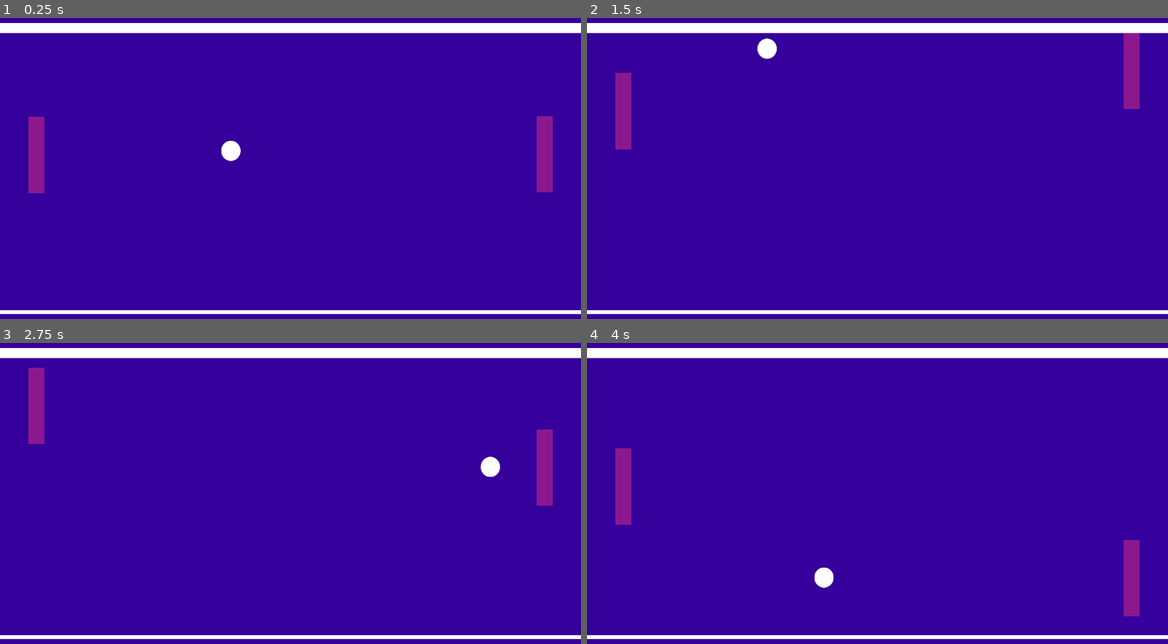
Above: before the commit, frames 1-4 (two rows, left to right).
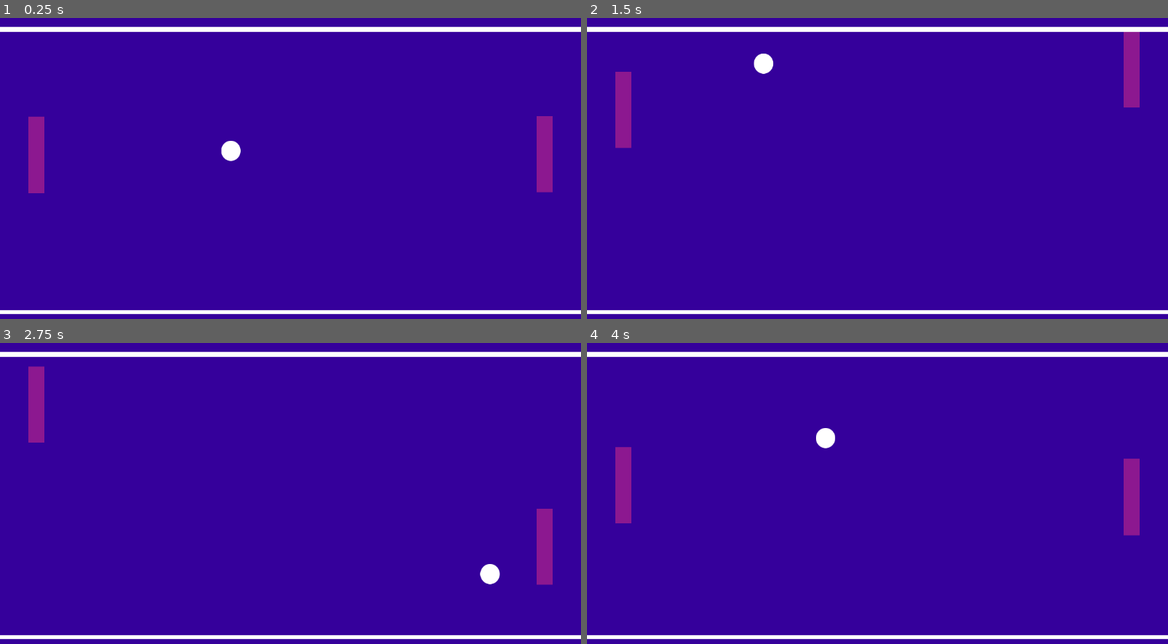
Above: after the commit, the same moments.

Repository: ItlumNaimad/GameProgramming
Game: Godot game, scene res://scenes/stage.tscn
Same seed, same stepped clock (60 frames per second), same inputs: the game is played once before the commit and once after it.
Inputs:
- Up to frame 1 (0.25 s): no input
- Up to frame 2 (1.5 s): hold Up (ui_up) 0.53-1.28 s; hold Down (ui_down) from 1.28 s (still down)
- Up to frame 3 (2.75 s): release Down (ui_down) at 2.03 s; hold Up (ui_up) from 2.03 s (still down)
- Up to frame 4 (4 s): release Up (ui_up) at 3.53 s; hold Down (ui_down) from 3.53 s (still down)

The runs differ from the first frame. In frame 1, 1.9% of the frame differs, in the area x 0-100%, y 1-6%; in frame 2, 2.3%; in frame 3, 3.7%; in frame 4, 3.7%, in the area x 0-100%, y 1-91%.

Commit message:
try making score board

Diff:
--- /dev/null
+++ b/lab1/scenes/score.tscn
@@ -0,0 +1,24 @@
+[gd_scene load_steps=2 format=3 uid="uid://bto57oeq7q1bo"]
+
+[ext_resource type="Script" uid="uid://cyhu3dwvugtdo" path="res://scripts/score.gd" id="1_8juob"]
+
+[node name="Score" type="Control"]
+layout_mode = 3
+anchors_preset = 15
+anchor_right = 1.0
+anchor_bottom = 1.0
+grow_horizontal = 2
+grow_vertical = 2
+script = ExtResource("1_8juob")
+
+[node name="CanvasLayer" type="CanvasLayer" parent="."]
+
+[node name="Player" type="Label" parent="CanvasLayer"]
+offset_left = -80.0
+offset_right = -40.0
+offset_bottom = 23.0
+
+[node name="AI" type="Label" parent="CanvasLayer"]
+offset_left = 32.0
+offset_right = 72.0
+offset_bottom = 23.0
--- a/lab1/scenes/stage.tscn
+++ b/lab1/scenes/stage.tscn
@@ -1,12 +1,13 @@
-[gd_scene load_steps=9 format=3 uid="uid://ya8o8icphmih"]
+[gd_scene load_steps=12 format=3 uid="uid://ya8o8icphmih"]
 
 [ext_resource type="PackedScene" uid="uid://c1pymloqrsy0w" path="res://scenes/palette.tscn" id="1_8rem4"]
 [ext_resource type="Script" uid="uid://vh83odbaq8w2" path="res://scripts/player.gd" id="2_gi7kc"]
 [ext_resource type="Script" uid="uid://dwjvvpe865j4j" path="res://scripts/palette.gd" id="3_kewym"]
 [ext_resource type="PackedScene" uid="uid://b0ewte5towllq" path="res://scenes/ball.tscn" id="4_6c5u0"]
+[ext_resource type="PackedScene" uid="uid://bto57oeq7q1bo" path="res://scenes/score.tscn" id="5_vcsse"]
 
 [sub_resource type="RectangleShape2D" id="RectangleShape2D_6c5u0"]
-size = Vector2(1152, 18)
+size = Vector2(1152, 12.5)
 
 [sub_resource type="CanvasTexture" id="CanvasTexture_vcsse"]
 
@@ -14,6 +15,12 @@
 size = Vector2(1160, 20.5)
 
 [sub_resource type="CanvasTexture" id="CanvasTexture_st0q7"]
+
+[sub_resource type="RectangleShape2D" id="RectangleShape2D_vcsse"]
+size = Vector2(16, 608)
+
+[sub_resource type="RectangleShape2D" id="RectangleShape2D_st0q7"]
+size = Vector2(16, 608)
 
 [node name="Stage" type="Node2D"]
 
@@ -35,15 +42,15 @@
 position = Vector2(583, 301)
 
 [node name="StaticBody2D" type="StaticBody2D" parent="."]
-position = Vector2(552, 40)
+position = Vector2(552, 48)
 
 [node name="CollisionShape2D" type="CollisionShape2D" parent="StaticBody2D"]
-position = Vector2(24, 0)
+position = Vector2(24, -8)
 shape = SubResource("RectangleShape2D_6c5u0")
 
 [node name="Sprite2D" type="Sprite2D" parent="StaticBody2D"]
-position = Vector2(24, 0)
-scale = Vector2(1152, 20.25)
+position = Vector2(24, -5.0625)
+scale = Vector2(1152, 10.125)
 texture = SubResource("CanvasTexture_vcsse")
 
 [node name="StaticBody2D2" type="StaticBody2D" parent="."]
@@ -56,3 +63,24 @@
 position = Vector2(-3.05176e-05, -4.00001)
 scale = Vector2(1152, 8.00006)
 texture = SubResource("CanvasTexture_st0q7")
+
+[node name="player_side" type="Area2D" parent="."]
+position = Vector2(8, 320)
+
+[node name="CollisionShape2D" type="CollisionShape2D" parent="player_side"]
+shape = SubResource("RectangleShape2D_vcsse")
+
+[node name="ai_side" type="Area2D" parent="."]
+
+[node name="CollisionShape2D" type="CollisionShape2D" parent="ai_side"]
+position = Vector2(1144, 320)
+shape = SubResource("RectangleShape2D_st0q7")
+
+[node name="Score" parent="." instance=ExtResource("5_vcsse")]
+offset_left = 576.0
+offset_top = 112.0
+offset_right = 576.0
+offset_bottom = 112.0
+
+[connection signal="body_entered" from="player_side" to="ball" method="_on_player_side_body_entered"]
+[connection signal="body_entered" from="ai_side" to="ball" method="_on_ai_side_body_entered"]
--- a/lab1/scripts/ball.gd
+++ b/lab1/scripts/ball.gd
@@ -3,9 +3,10 @@
 
 # This is like an alarm the ball can send out.
 signal out_of_bounds
-
 # The speed of the ball.
 @export var speed = 500
+#  How much does the movement of the paddle affect the bounce? 0.0 - not at all, 1.0 - very much.
+@export var paddle_influence = 0.3
 
 # This function will reset the ball's position and velocity.
 func start():
@@ -35,13 +36,32 @@
 
 	# Move the ball and check if we hit anything
 	var collision = move_and_collide(velocity * delta)
+	if collision:
+		# 1. Najpierw obliczamy podstawowe, idealne odbicie
+		velocity = velocity.bounce(collision.get_normal())
+		var thing_we_hit = collision.get_collider()
+		# 2. Sprawdzamy, czy to paletka
+		if thing_we_hit.is_in_group("paddles"):
 
-	# If we hit something...
-	if collision:
-		# "bounce" is a handy function that reflects the velocity perfectly
-		velocity = velocity.bounce(collision.get_normal())
+			# 3. Pobieramy prędkość paletki.
+			# Jest szybszy i bezpieczniejszy od get(), bo wiemy, że obiekt jest w grupie "paddles".
+			var paddle_velocity = thing_we_hit.velocity
 
-		# Let's make the game harder as it goes on!
-		var thing_we_hit = collision.get_collider()
-		if thing_we_hit.is_in_group("paddles"):
-			velocity *= 1.05 # Increase speed by 5%
+			# 4. Dodajemy część pionowej prędkości paletki do prędkości piłki.
+			#    To jest kluczowa linia!
+			velocity.y += paddle_velocity.y * paddle_influence
+
+			# 5. Zwiększamy prędkość i upewniamy się, że piłka nie zwolniła
+			#    po dodaniu "podkręcenia". Normalizujemy wektor i mnożymy przez nową prędkość.
+			var current_speed = velocity.length()
+			var new_speed = current_speed * 1.05 # Zwiększamy o 5%
+			# Ustawiamy nową prędkość, zachowując nowy kierunek
+			velocity = velocity.normalized() * new_speed
+
+
+func _on_ai_side_body_entered(body: Node2D) -> void:
+	pass # Replace with function body.
+
+
+func _on_player_side_body_entered(body: Node2D) -> void:
+	pass # Replace with function body.
--- a/lab1/scripts/palette.gd
+++ b/lab1/scripts/palette.gd
@@ -13,21 +13,26 @@
 	# 2. Oblicz maksymalny ruch w tej klatce
 	var max_step = speed * delta
 
-	# 3. Użyj move_toward, aby obliczyć nową pozycję Y.
-	#    Funkcja ta przesunie 'global_position.y' w kierunku 'target_y'
-	#    o maksymalnie 'max_step', zatrzymując się idealnie na celu.
+	# 3. Użyj move_toward, aby obliczyć nową docelową pozycję Y
 	var new_y = move_toward(global_position.y, target_y, max_step)
 
-	# 4. Oblicz prędkość potrzebną, aby dostać się z obecnej pozycji
-	#    do nowej pozycji w ciągu jednej klatki fizyki (delta).
-	#    To jest kluczowy krok, aby velocity odzwierciedlało ruch!
-	velocity.y = (new_y - global_position.y) / delta
+	# 4. Oblicz wektor przesunięcia (motion vector)
+	# Chcemy się przesunąć z 'global_position.y' do 'new_y'.
+	# Oś X pozostaje nietknięta (przesunięcie o 0).
+	var motion = Vector2(0, new_y - global_position.y)
 
-	# 5. Zablokuj oś X
-	velocity.x = 0
+	# 5. ZASTOSUJ ZMIANĘ:
+	# Użyj move_and_collide. Ta funkcja nie będzie się ślizgać.
+	move_and_collide(motion)
 
-	# 6. Wywołaj move_and_slide(), który użyje obliczonej prędkości
-	move_and_slide()
+	# 6. Aktualizacja 'velocity' na użytek piłki.
+	# Ta linijka jest kluczowa, aby piłka wciąż mogła odczytać
+	# prędkość paletki przy odbiciu (dla podkręcenia).
+	# Dzielimy przez delta, aby zamienić 'przesunięcie' z powrotem na 'prędkość'.
+	if delta > 0:
+		velocity = motion / delta
+	else:
+		velocity = Vector2.ZERO
 # Stare próby rozwiązania poruszania się
 #func _process(delta):
 	## przesuwanie paletki z pominięciem fizyki silnika
--- /dev/null
+++ b/lab1/scripts/score.gd
@@ -0,0 +1,14 @@
+extends Control
+
+@onready var player: Label = $CanvasLayer/Player
+@onready var ai: Label = $CanvasLayer/AI
+var player_score = 0
+var ai_score = 0
+# Called when the node enters the scene tree for the first time.
+func _ready() -> void:
+	pass # Replace with function body.
+
+
+# Called every frame. 'delta' is the elapsed time since the previous frame.
+func _process(delta: float) -> void:
+	pass
Not shown, added: lab1/scripts/score.gd.uid
